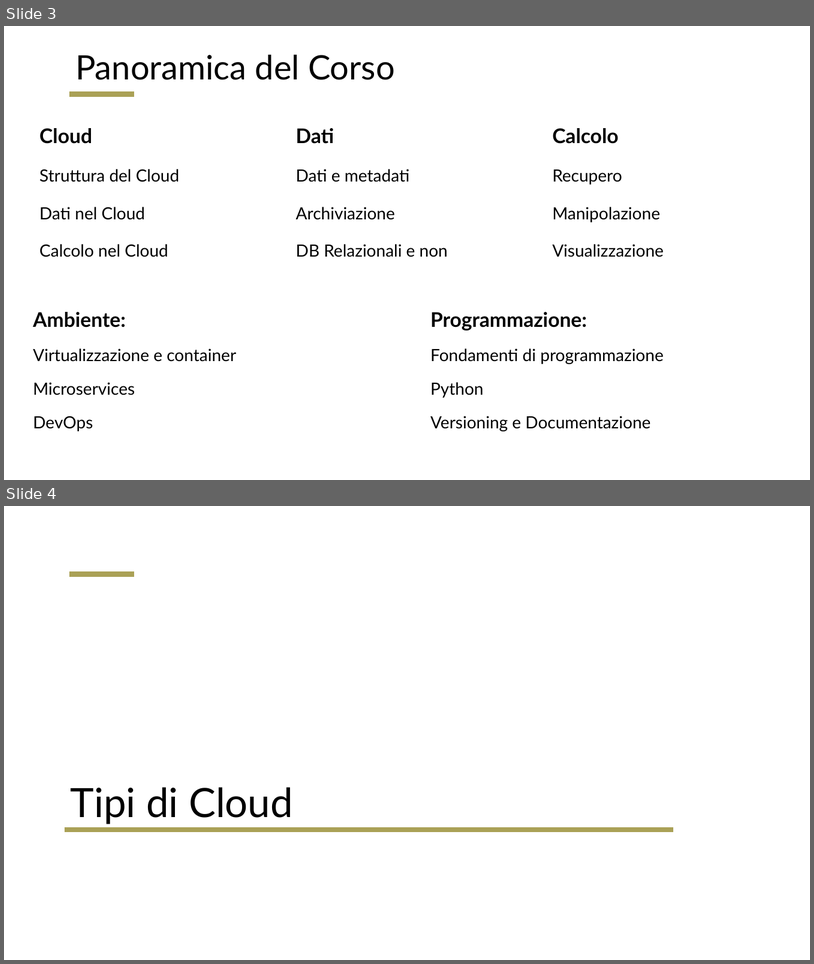
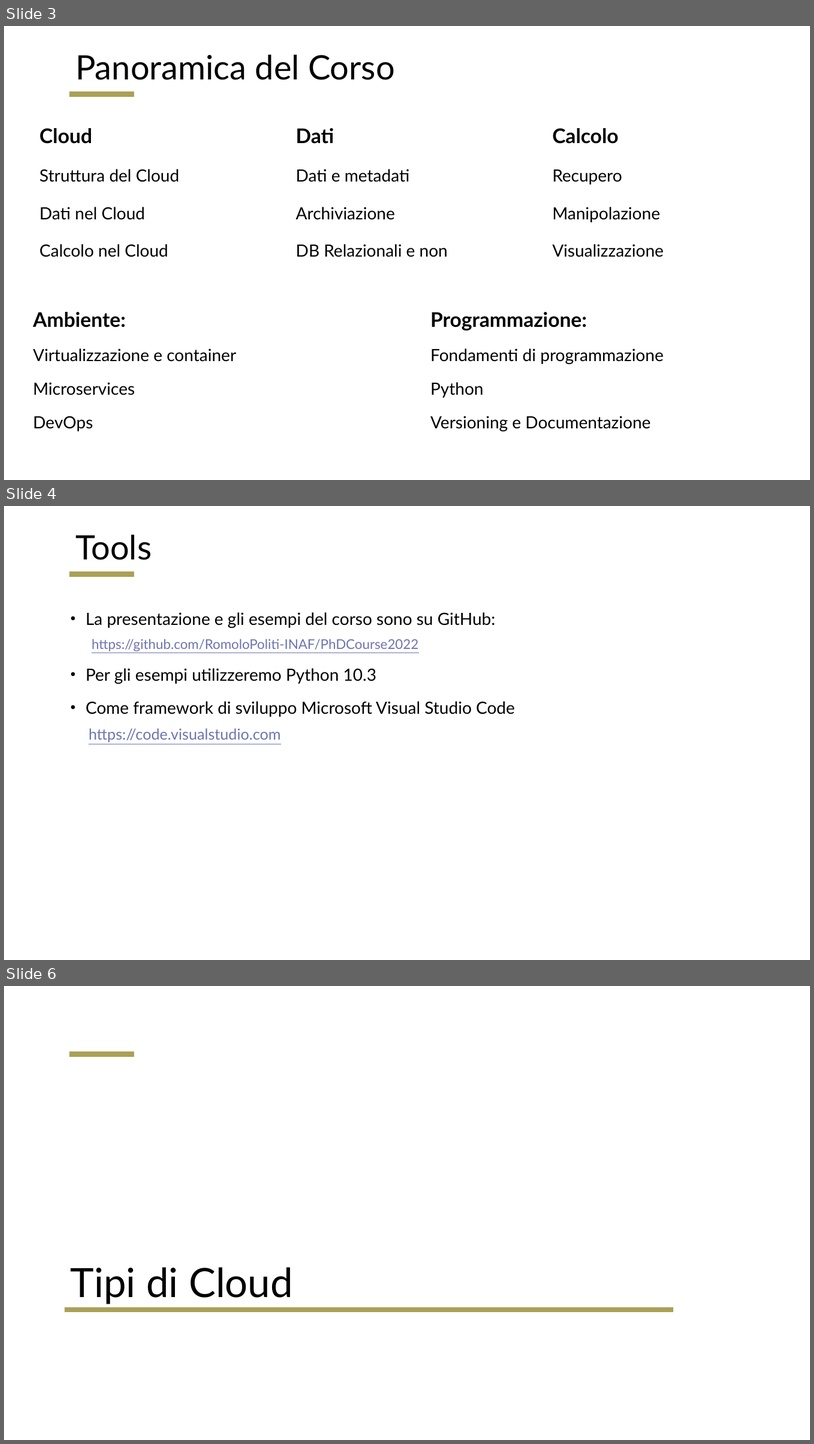
Before and after one commit to RomoloPoliti-INAF/PhDCourse2022, a slide deck: Cloud_Archive_and_Computation.pptx. Shown one above the other, each under a label of ours: slides 3 and 4 before the commit, slides 3, 4 and 6 after it; the slides between them are not shown. The pictures are 814x964 and 814x1444 pixels, drawn with LibreOffice and Linux fonts; fonts in the diff are those of the drawing. Boxes give left, top, right and bottom in pixels: in the first picture for what was removed or moved away, otherwise in the second. Text is boxed around its words. In the diff, an @@ line names an element or a change of style, - is before the commit and + after.

```diff
--- a/Cloud_Archive_and_Computation.pptx
+++ b/Cloud_Archive_and_Computation.pptx
@@ slide 4 added at [4, 506, 810, 960], background #FFFFFF; not listed: 1 template element that a slide beside it also shows @@
@@ title added at [75, 534, 152, 560], 40 pt, text #000000 @@
+Tools
@@ text added at [86, 612, 515, 742], 20 pt, text #000000 @@
+• La presentazione e gli esempi del corso sono su GitHub:
+    https://github.com/RomoloPoliti-INAF/PhDCourse2022
+• Per gli esempi utilizzeremo Python 10.3
+• Come framework di sviluppo Microsoft Visual Studio Code
+  https://code.visualstudio.com
@@ what was slide 4 is now slide 6 @@
```
Also in this commit, not shown: 46 other slides added.
